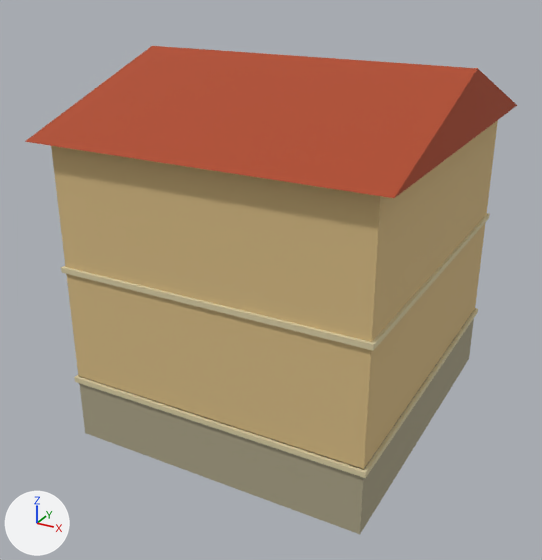
The glTF model assets/environment/city_square/townhouse.glb: old version first, new version second.
Both versions are drawn from a camera (50 mm lens) standing at (8.58, -16.96, 11.06) and looking at (-0.41, -0.61, 2.88). The axes (+X, +Y, +Z) are drawn at lower left. The lights are the same throughout. The older version comes first. Vertices at exactly the same position are counted once.

Names of what the first picture shows: 'House'.
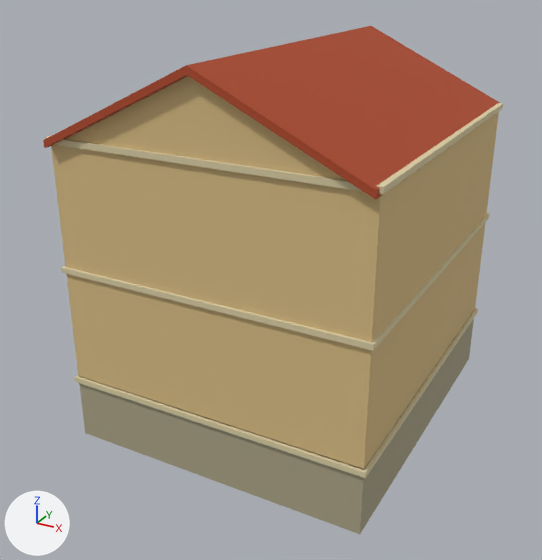
Diff of the bpy script that builds the scene:
```diff
--- a/assets/environment/city_square/townhouse.glb.py
+++ b/assets/environment/city_square/townhouse.glb.py
@@ me_stonefoundation @@
 # used by ob_house; location = (0.0, 0.0, 0.0)
 # verts and faces of me_stonefoundation; kept vertices keep their numbers, new ones are numbered from 414
 # before: 22 (-4.0, -4.5, 7.1), 23 (4.0, -4.5, 7.1)
-me_stonefoundation.from_pydata(...)  # 414 vertices, 560 faces; spans x -4.4..4.4, y -4.9..5.32, z -0.9..8.7
+me_stonefoundation.from_pydata(...)  # 428 vertices, 588 faces; spans x -4.07..4.07, y -4.72..5.32, z -0.9..9.04
+# me_stonefoundation part 1: the loose piece of 6 vertices spanning x -4.4..4.4, y -4.9..4.9, z 7.1..8.7 is rebuilt with 12 vertices and now spans x -4.0..4.0, y -4.72..4.72, z 6.96..9.04
+# me_stonefoundation part 2
+verts[414] = (0.0, -4.5, 9.0)  # pixel (192, 65)
+verts[415] = (-4.0, -4.32, 7.1)
+verts[416] = (4.0, -4.32, 7.1)
+verts[417] = (0.0, -4.32, 9.0)  # pixel (198, 64)
+faces += [(22, 23, 414), (415, 417, 416), (22, 415, 416), (22, 416, 23), (23, 416, 417), (23, 417, 414)]  # mat_city_plaster (beige #d9bd85)
+faces += [(414, 417, 415), (22, 414, 415)]  # mat_city_plaster (beige #d9bd85)
+# other edits to the shape of me_stonefoundation do not show in these pictures
 me_stonefoundation.materials.append(mat_city_stone)
```

Where the change shows, as pixel boxes (x1, y1, x2, y2) in the pictures (542 x 560 px):
'House', reshaped (6% narrower): before (25, 46, 517, 534); after (43, 26, 503, 534)
part 1 of me_stonefoundation, rebuilt (7% narrower, 14% taller): before (25, 46, 517, 198); after (43, 26, 500, 200)
part 2 of me_stonefoundation, added (beige): after (66, 76, 345, 180)
